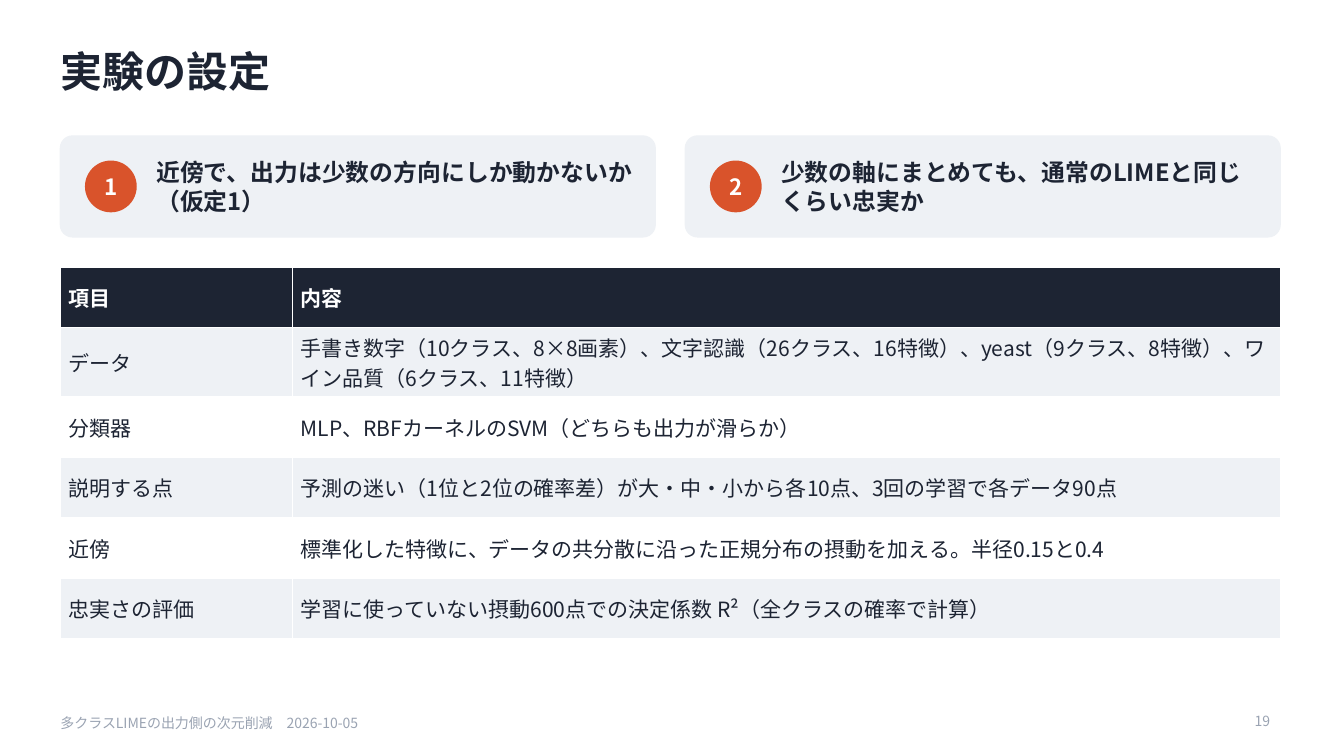
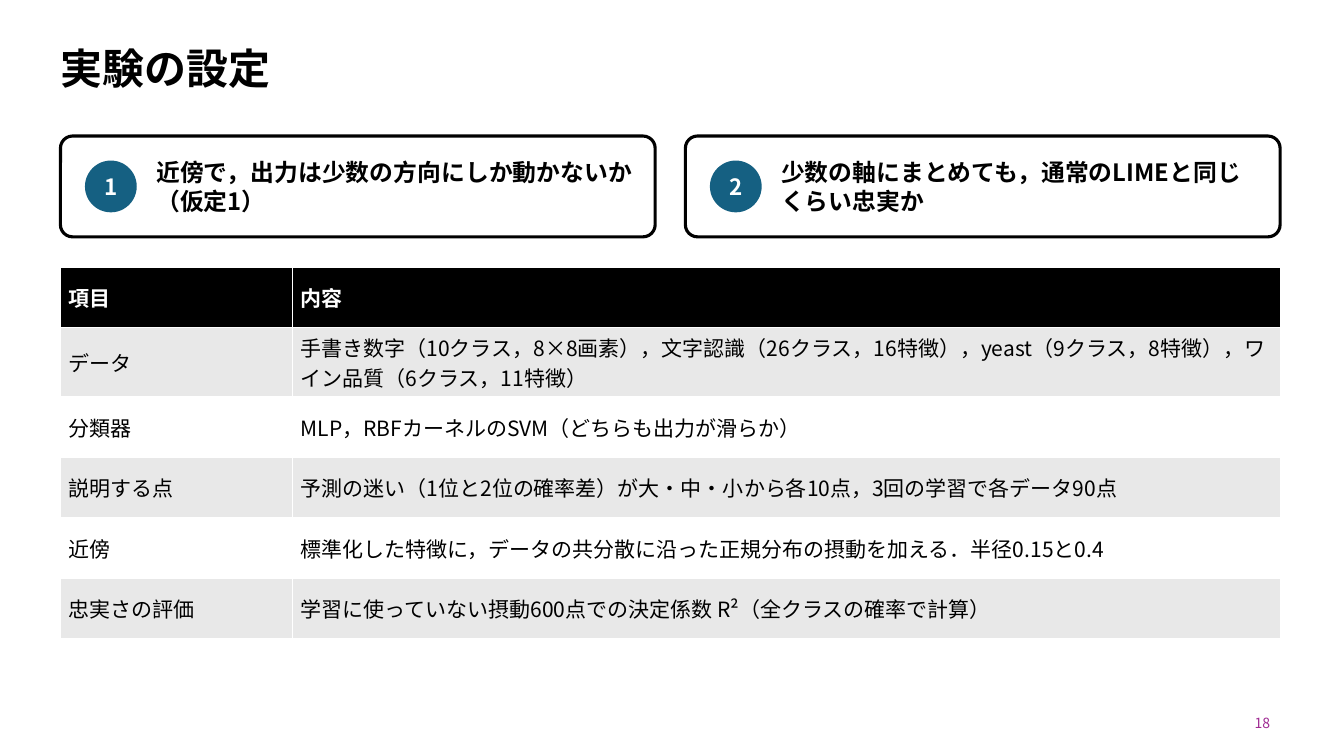
Before and after one commit to SoutaIkegame/Fisher_LIME, a slide deck: slide 18 of docs/seminar/2026-10-05_seminar.pptx (slide 19 before the commit). Drawn at 1344x756 pixels with LibreOffice and Linux fonts; fonts in the diff are those of the drawing. Boxes give left, top, right and bottom in pixels: in the first picture for what was removed or moved away, otherwise in the second. Text is boxed around its words. In the diff, an @@ line names an element or a change of style, - is before the commit and + after.

```diff
--- a/docs/seminar/2026-10-05_seminar.pptx
+++ b/docs/seminar/2026-10-05_seminar.pptx
@@ title "実験の設定" at (60, 48, 270, 88): text colour #1D2433 to #000000; line spacing 1 to 0.9 @@
@@ rounded rectangle at (60, 136, 655, 237): fill #EEF1F5 to none; outline #EEF1F5 1 pt to #000000 2.25 pt @@
@@ rounded rectangle at (686, 136, 1280, 237): fill #EEF1F5 to none; outline #EEF1F5 1 pt to #000000 2.25 pt @@
@@ ellipse at (86, 161, 136, 212): fill #D9532B to #156082; outline #D9532B 1 pt to #156082 1 pt @@
@@ text at (156, 160, 632, 213): text changed; text colour #1D2433 to #000000 @@
-近傍で、出力は少数の方向にしか動かないか（仮定1）
+近傍で，出力は少数の方向にしか動かないか（仮定1）
@@ ellipse at (711, 161, 761, 212): fill #D9532B to #156082; outline #D9532B 1 pt to #156082 1 pt @@
@@ text at (781, 160, 1241, 184): text changed; text colour #1D2433 to #000000 @@
-少数の軸にまとめても、通常のLIMEと同じくらい忠実か
+少数の軸にまとめても，通常のLIMEと同じくらい忠実か
@@ table at (60, 267, 1280, 630) @@
-row 2, column 2: 手書き数字（10クラス、8×8画素）、文字認識（26クラス、16特徴）、yeast（9クラス、8特徴）、ワイン品質（6クラス、11特徴）
+row 2, column 2: 手書き数字（10クラス，8×8画素），文字認識（26クラス，16特徴），yeast（9クラス，8特徴），ワイン品質（6クラス，11特徴）
-row 3, column 2: MLP、RBFカーネルのSVM（どちらも出力が滑らか）
+row 3, column 2: MLP，RBFカーネルのSVM（どちらも出力が滑らか）
-row 4, column 2: 予測の迷い（1位と2位の確率差）が大・中・小から各10点、3回の学習で各データ90点
+row 4, column 2: 予測の迷い（1位と2位の確率差）が大・中・小から各10点，3回の学習で各データ90点
-row 5, column 2: 標準化した特徴に、データの共分散に沿った正規分布の摂動を加える。半径0.15と0.4
+row 5, column 2: 標準化した特徴に，データの共分散に沿った正規分布の摂動を加える．半径0.15と0.4
@@ fill #1D2433 to #000000 in row 1 @@
@@ fill #EEF1F5 to #E8E8E8 in 6 cells @@
@@ text colour #1D2433 to #000000 in "データ", "分類器", "説明する点", "近傍" and 2 more places @@
@@ text removed at (60, 716, 359, 729) @@
-多クラスLIMEの出力側の次元削減 2026-10-05
@@ page number at (1255, 717, 1271, 728): vertical alignment top to middle @@
@@ page number at (1255, 717, 1271, 728): text changed; text colour #9AA3B2 to #A02B93 @@
-19
+18
```
Also in this commit, not shown: 21 other slides changed, 1 slide added, 11 slides removed, 5 other files.
